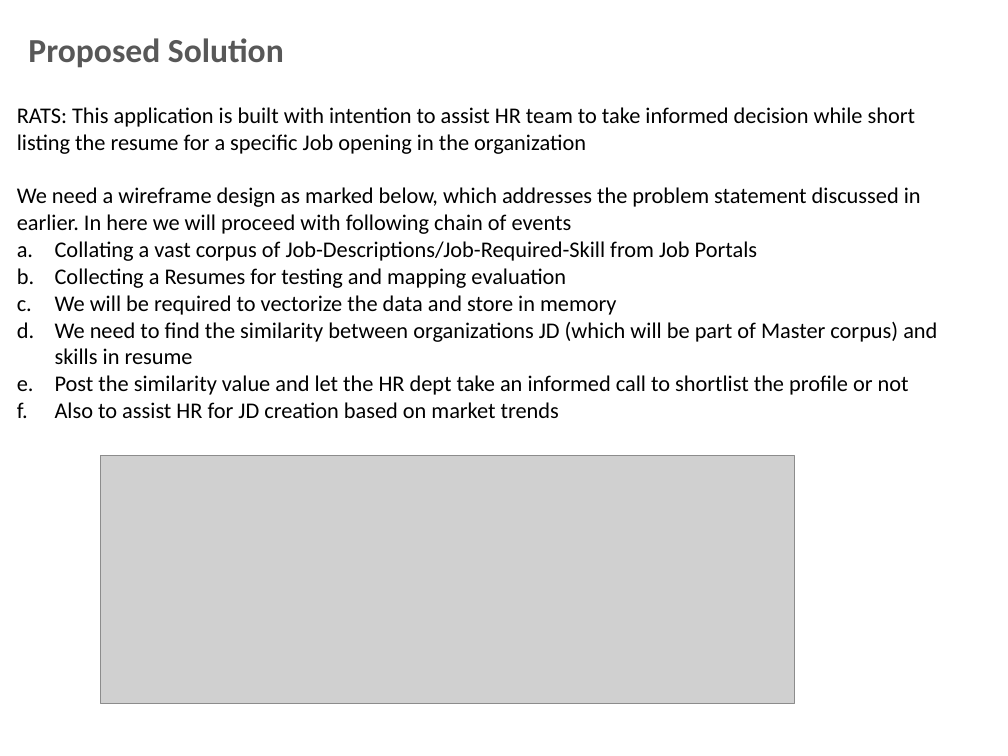
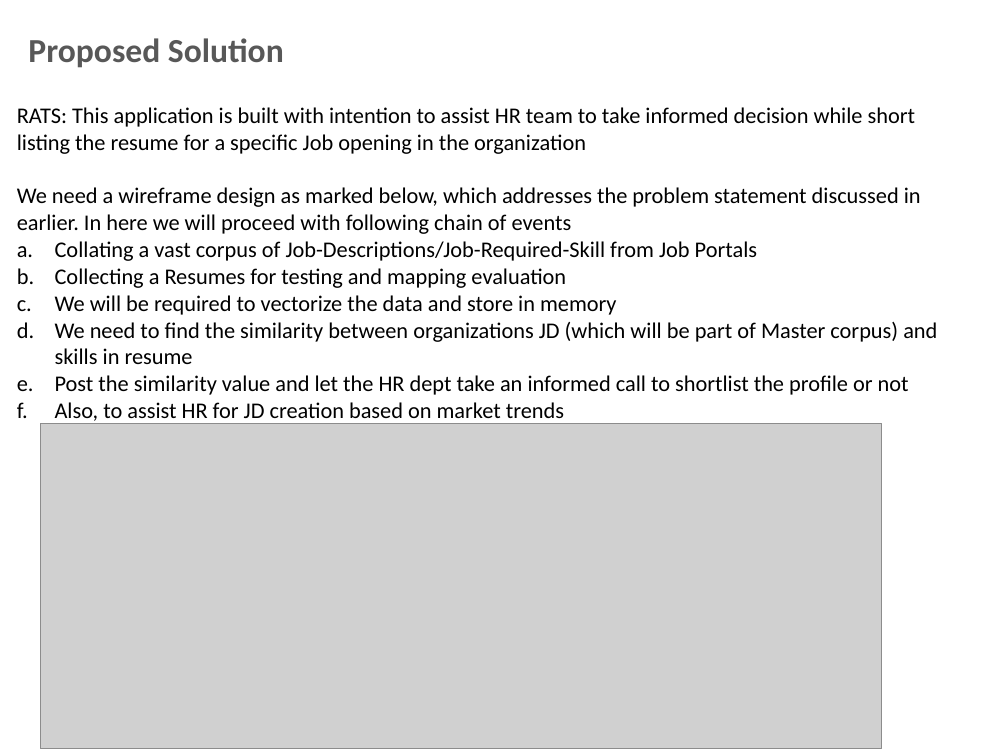
Before and after one commit to anirudhyadav/ISBG4FP1, a slide deck: slide 4 of Foundation_Project_G4__Final_Review_Trending_Jobs.pptx. Drawn at 1008x756 pixels with LibreOffice and Linux fonts; fonts in the diff are those of the drawing; grey boxes stand for pictures; background and template pictures are left out. Boxes give left, top, right and bottom in pixels: in the first picture for what was removed or moved away, otherwise in the second. Text is boxed around its words. In the diff, an @@ line names an element or a change of style, - is before the commit and + after.

```diff
--- a/Foundation_Project_G4__Final_Review_Trending_Jobs.pptx
+++ b/Foundation_Project_G4__Final_Review_Trending_Jobs.pptx
@@ text at box(55, 402, 564, 424): text changed @@
-f. Also to assist HR for JD creation based on market trends
+f. Also, to assist HR for JD creation based on market trends
@@ picture: place and size @@
-picture at box(101, 456, 794, 703)
+picture at box(40, 423, 882, 749)
```
Also in this commit, not shown: 3 slides added, 7 slides removed.
